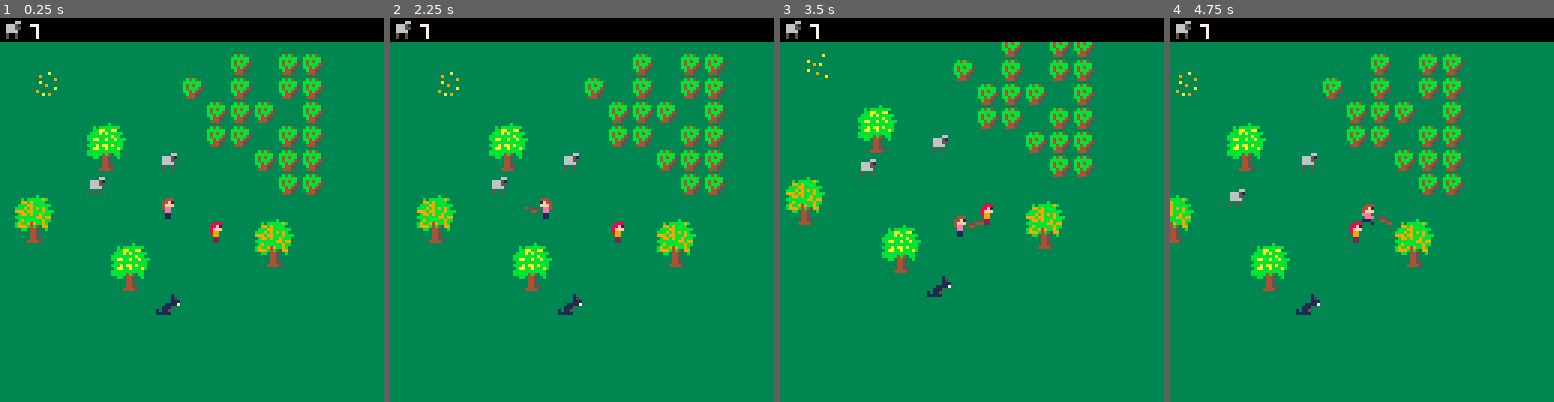
Above: before the commit, frames 1-4 (left to right).
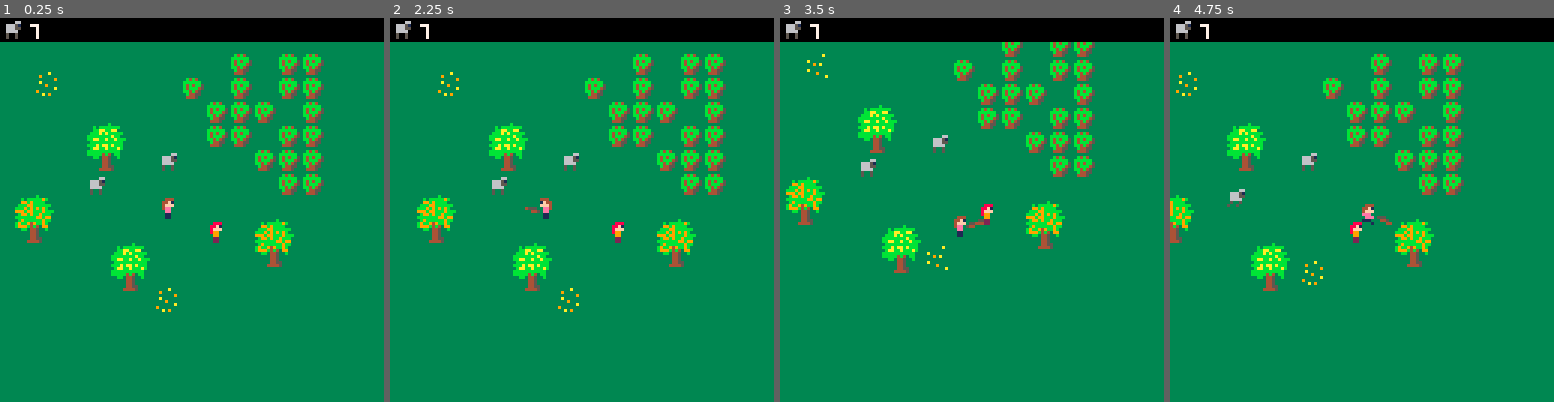
Above: after the commit, the same moments.

Repository: sdegutis/shepherdgame.com
Game: PICO-8 cartridge sheep.p8
The game is run twice, just before and just after one commit, with the same random seed, the same clock (stepped at 60 frames per second) and the same inputs.
Inputs:
- Up to frame 1 (0.25 s): no input
- Up to frame 2 (2.25 s): tap O (Z key) at 0.33, 0.7, 1.43, 2.22 s; tap X (X key) at 1.07, 2.07 s; hold Left from 1.97 s (still down)
- Up to frame 3 (3.5 s): release Left at 2.37 s; tap X (X key) every 0.33 s from 2.4 to 3.4 s; hold Down 2.42-2.82 s; hold Right from 2.87 s (still down); tap O (Z key) at 3.1 s
- Up to frame 4 (4.75 s): release Right at 3.53 s; hold Up 3.58-4.08 s; tap X (X key) every 0.33 s from 3.73 to 4.73 s; tap O (Z key) at 3.98 s; hold Right 4.13-4.53 s; hold Down from 4.58 s (still down)

The runs differ from the first frame. In frame 1, 0.2% of the frame differs, in the area x 40-47%, y 70-78%; in frame 2, 0.2%; in frame 3, 0.2%; in frame 4, 0.2%, in the area x 32-40%, y 63-78%.

Commit message:
Getting stung makes you stop acting.

Diff:
--- a/sheep.p8
+++ b/sheep.p8
@@ -36,6 +36,9 @@
 			elseif s==9 then
 				numsheep += 1
 				makesheep(x,y)
+				replacetile(x,y)
+			elseif s==10 then
+				makewolf(x,y)
 				replacetile(x,y)
 			elseif s==3 then
 				makebush(x,y,nil)
@@ -492,6 +495,11 @@
 	return collided(e,r)
 end
 
+function stung(e)
+	e.sleep=30*5
+	e.action=nil
+end
+
 function player_collide(e,e2)
 	if e2.k=='bees' then
 		sting(e2,e)
@@ -902,7 +910,7 @@
 end
 
 -->8
--- enemies
+-- bees
 
 beespeed=0.3
 
@@ -995,7 +1003,7 @@
 	e.mx, e.my = randommoves()
 	e.t=30*5
 
-	e2.sleep=30*5
+	stung(e2)
 end
 
 function trystinging(e)
@@ -1039,7 +1047,7 @@
 end
 
 -->8
--- greenery
+-- vegetation
 
 function makebush(x,y,seeder)
 	add_to_emap({
@@ -1256,6 +1264,34 @@
 			emap_remove(e)
 		end
 	end
+end
+
+-->8
+-- wolves
+
+function makewolf(x,y)
+	local e={
+		k='wolf',
+		x=x*8,
+		y=y*8,
+		w=6,
+		h=6,
+		offx=1,
+		offy=1,
+		t=0,
+		movable=true,
+		mx=0,
+		my=0,
+		speed=beespeed,
+		animt=0,
+		collide=bees_collide,
+		draw=drawbees,
+		tick=tickbees,
+		toss=tossbees,
+		throw=throwbees,
+	}
+	add_to_emap(e)
+	return e
 end
 
 __gfx__
